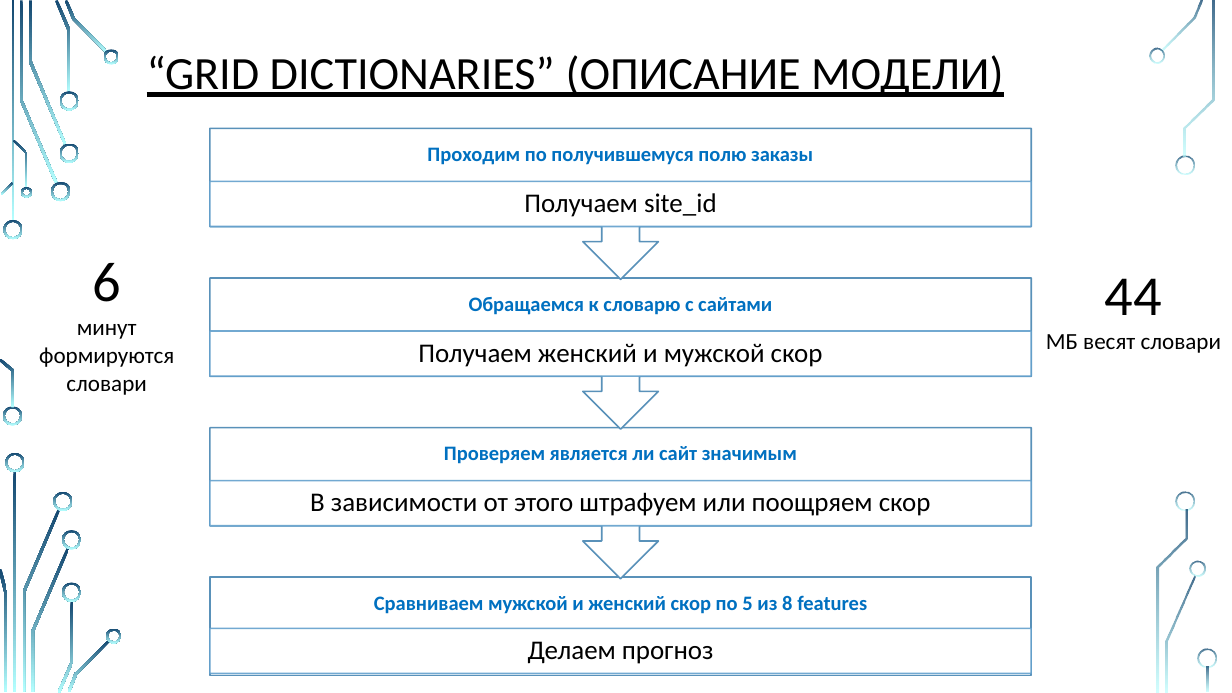
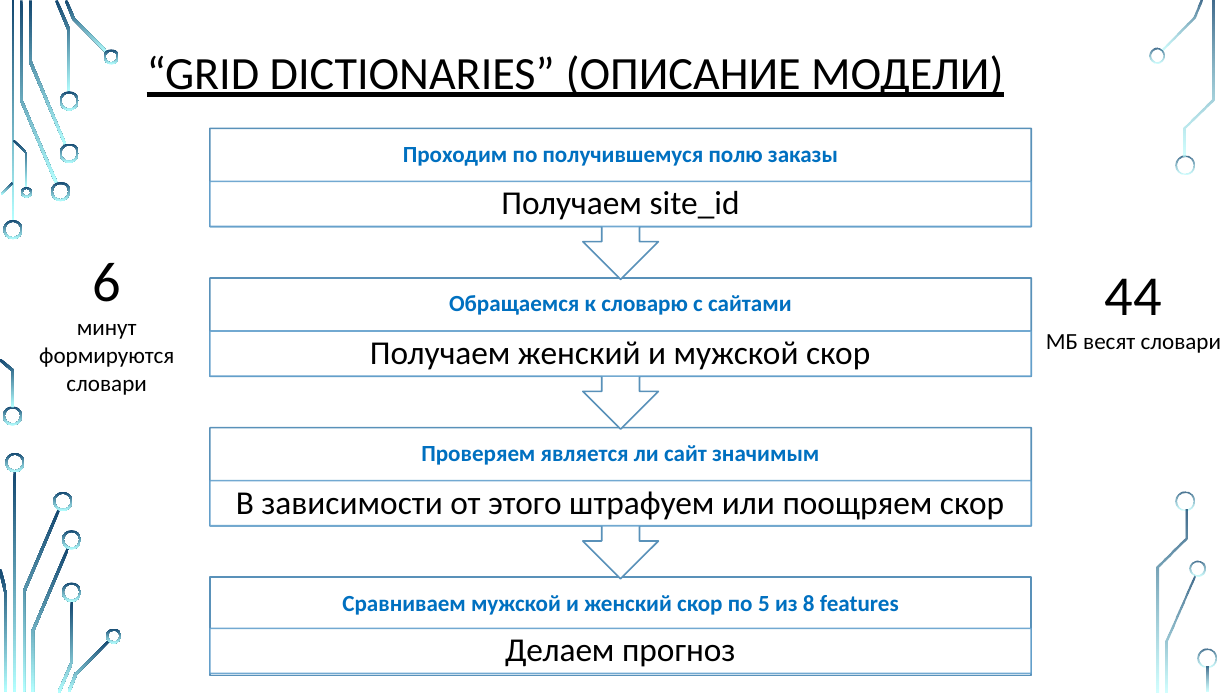
Before and after one commit to Excellents1/flocktory_gender, a slide deck: slide 8 of presentation/Презентация № 3 Excellent's_Flocktory.pptx. Drawn at 1232x693 pixels with LibreOffice and Linux fonts; fonts in the diff are those of the drawing; background and template pictures are left out. Boxes give left, top, right and bottom in pixels: in the first picture for what was removed or moved away, otherwise in the second. Text is boxed around its words. In the diff, an @@ line names an element or a change of style, - is before the commit and + after.

```diff
--- a/presentation/Презентация № 3 Excellent's_Flocktory.pptx
+++ b/presentation/Презентация № 3 Excellent's_Flocktory.pptx
@@ size 16 to 18 pt in 4 elements at [342,595,899,615], [421,445,819,465], [449,295,792,315], [403,147,838,166] @@
@@ size 21 to 26 pt; more space between paragraphs in 4 elements at [505,639,736,667], [236,491,1004,520], [370,341,870,370], [501,191,740,220] @@
```
Also in this commit, not shown: 4 other slides changed, 8 other files.
